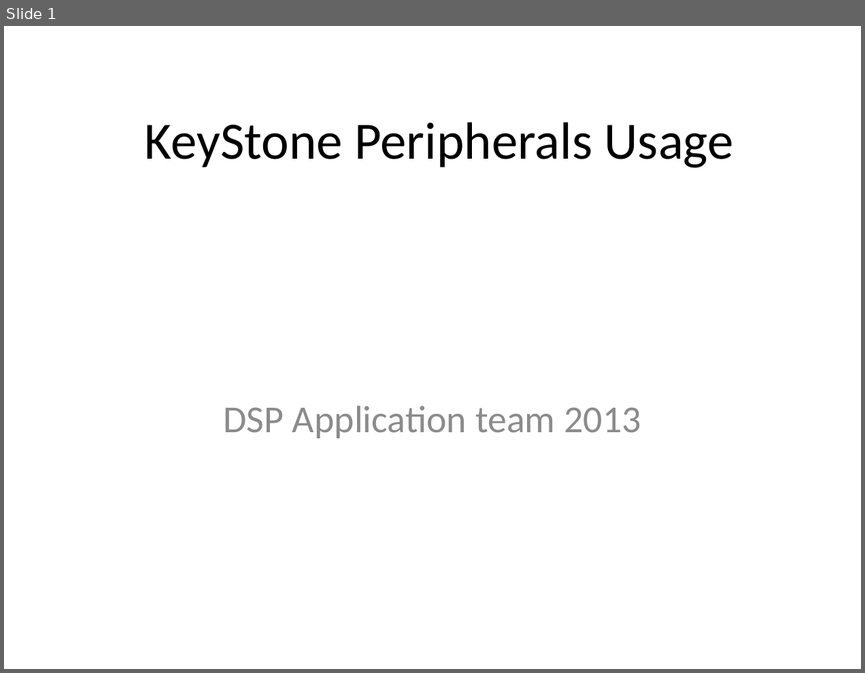
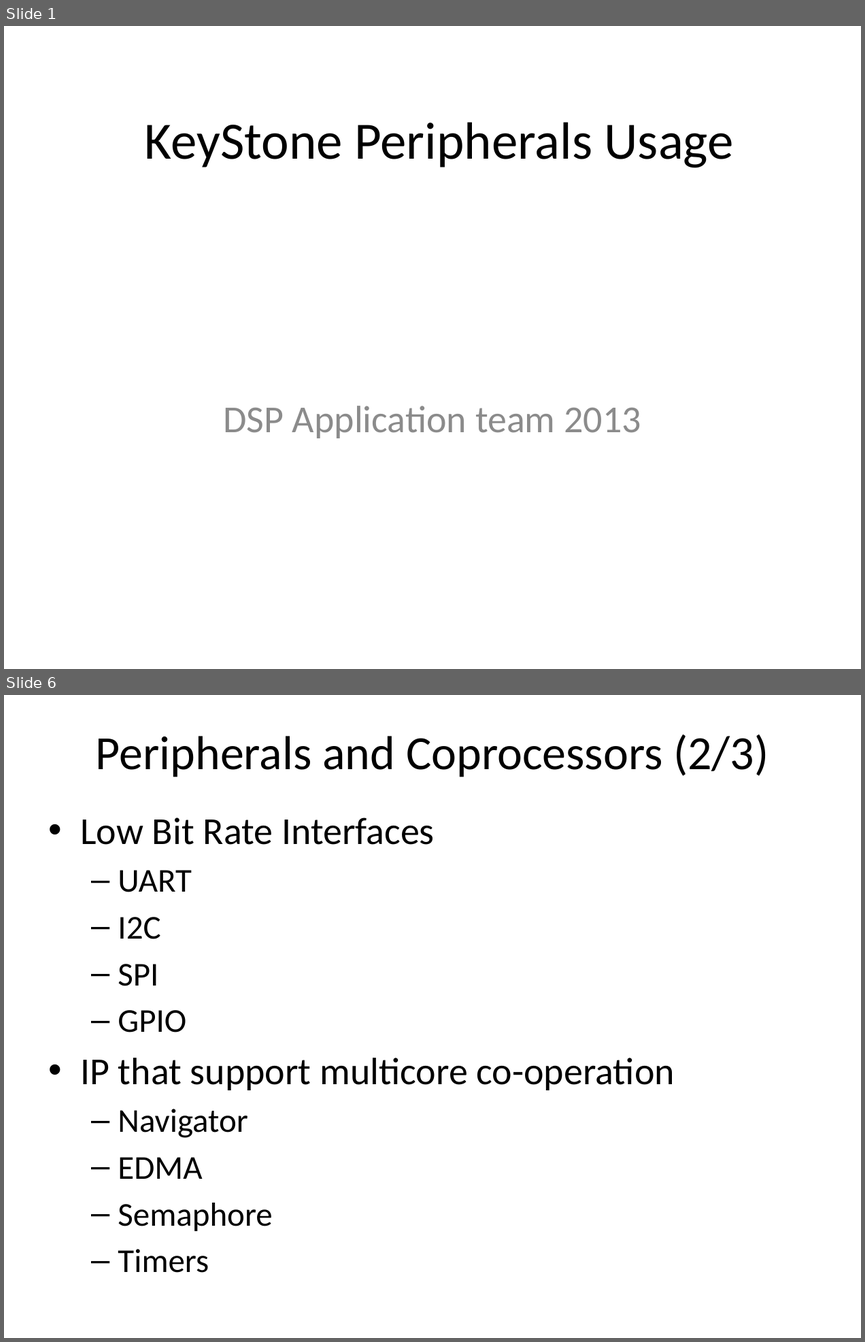
Before and after one commit to hari1989/keystone-workshop, a slide deck: preliminary/Working/presentations/KeyStone Peripherals Usage.pptx. Shown one above the other, each under a label of ours: slide 1 before the commit, slides 1 and 6 after it; the slides between them are not shown. The pictures are 865x673 and 865x1342 pixels, drawn with LibreOffice and Linux fonts; fonts in the diff are those of the drawing. Boxes give left, top, right and bottom in pixels: in the first picture for what was removed or moved away, otherwise in the second. Text is boxed around its words. In the diff, an @@ line names an element or a change of style, - is before the commit and + after.

```diff
--- a/preliminary/Working/presentations/KeyStone Peripherals Usage.pptx
+++ b/preliminary/Working/presentations/KeyStone Peripherals Usage.pptx
@@ slide 6 added at <box>4,695,861,1338</box>, background #FFFFFF @@
@@ title added at <box>96,734,768,777</box>, 40 pt, text #000000 @@
+Peripherals and Coprocessors (2/3)
@@ text added at <box>80,817,675,1272</box>, 32 pt, text #000000 @@
+• Low Bit Rate Interfaces
+  – UART
+  – I2C
+  – SPI
+  – GPIO
+• IP that support multicore co-operation
+  – Navigator
+  – EDMA
+  – Semaphore
+  – Timers
```
Also in this commit, not shown: 1 slide changed, 86 other slides added.
